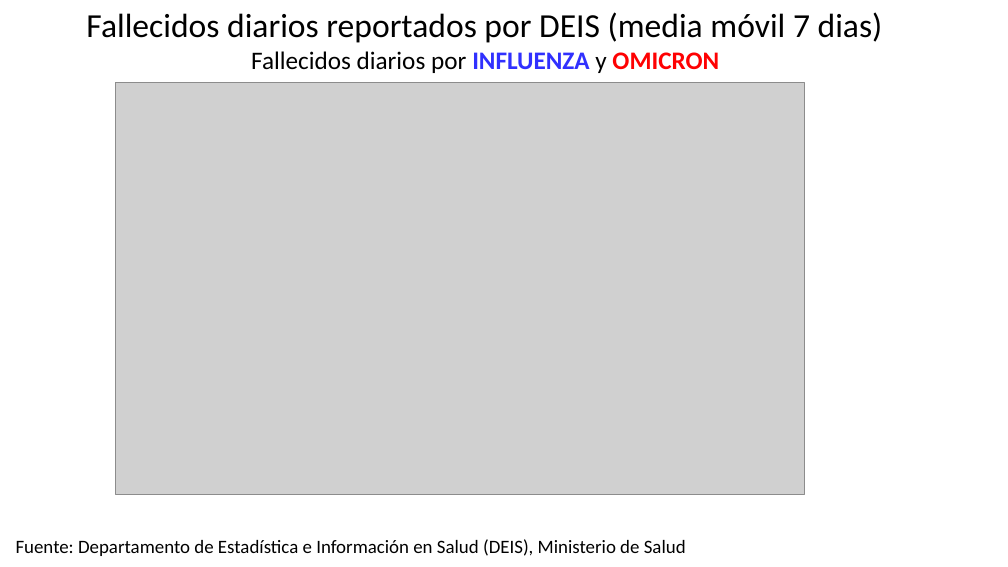
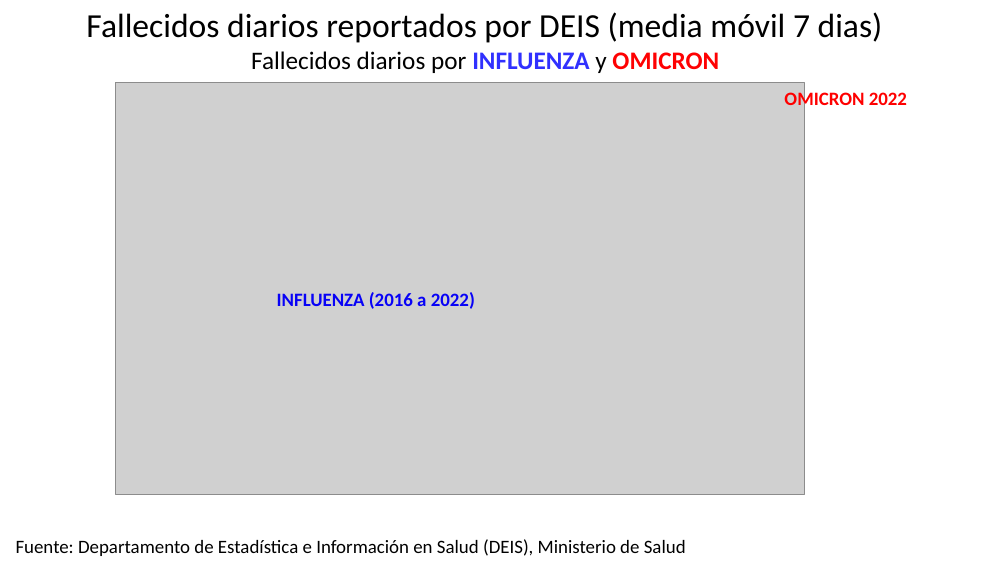
Before and after one commit to dataCovid19CL/capsulasSemanales, a slide deck: slide 9 of DATOS COVID Chile 2022 02 12.pptx. Drawn at 1008x567 pixels with LibreOffice and Linux fonts; fonts in the diff are those of the drawing; grey boxes stand for pictures. Boxes give left, top, right and bottom in pixels: in the first picture for what was removed or moved away, otherwise in the second. Text is boxed around its words. In the diff, an @@ line names an element or a change of style, - is before the commit and + after.

```diff
--- a/DATOS COVID Chile 2022 02 12.pptx
+++ b/DATOS COVID Chile 2022 02 12.pptx
@@ text added at [784, 89, 907, 110], 18 pt, text #FE0000, bold @@
+OMICRON 2022
@@ text added at [277, 292, 475, 309], 18 pt, text #0802F6, bold @@
+INFLUENZA (2016 a 2022)
```
Also in this commit, not shown: 2 other files.
